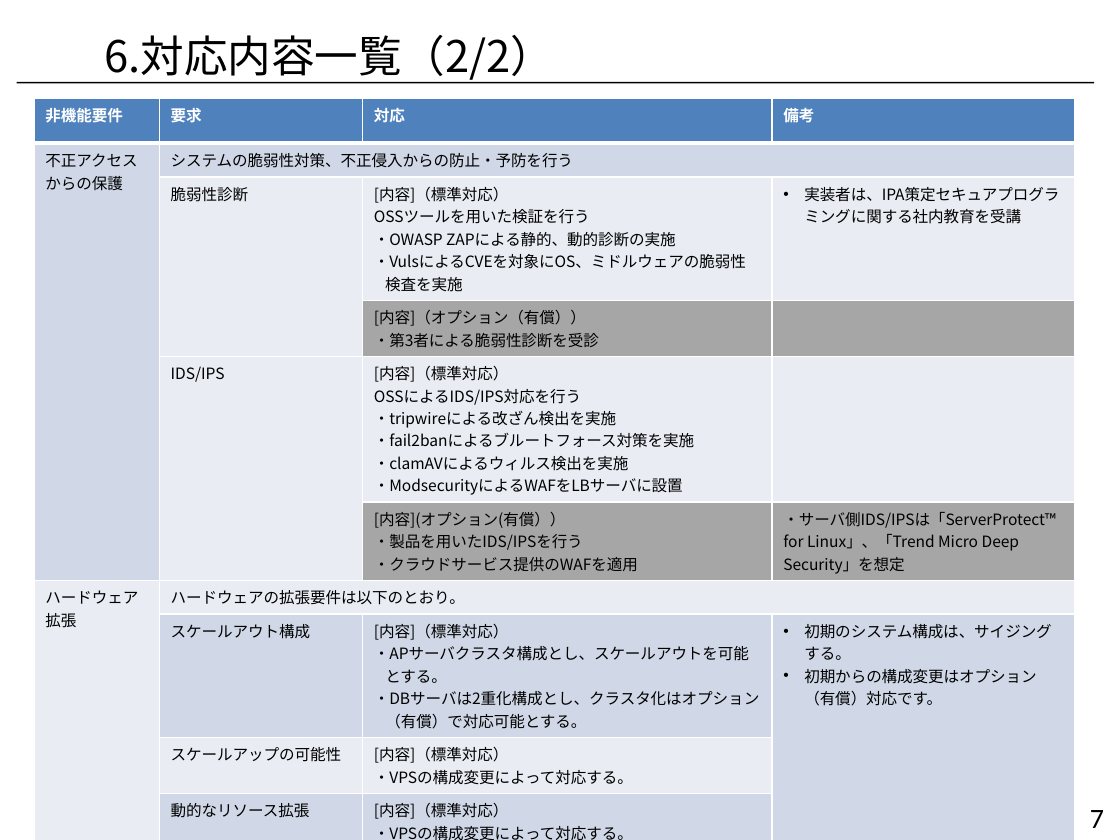
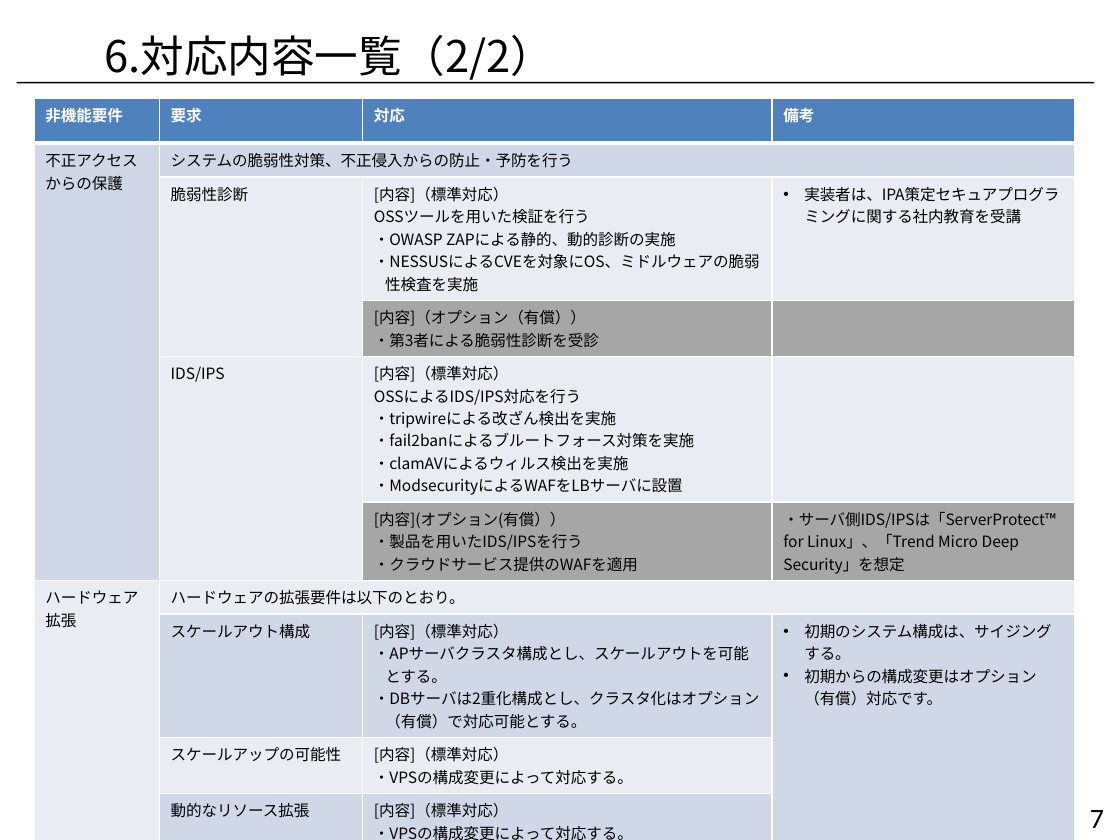
Before and after one commit to kozonoflight/git_tutorial, a slide deck: slide 7 of 要件定義書_非機能要件_20260917_v2.pptx. Drawn at 1120x840 pixels with LibreOffice and Linux fonts; fonts in the diff are those of the drawing; background and template pictures are left out. Boxes give left, top, right and bottom in pixels: in the first picture for what was removed or moved away, otherwise in the second. Text is boxed around its words. In the diff, an @@ line names an element or a change of style, - is before the commit and + after.

```diff
--- a/要件定義書_非機能要件_20260917_v2.pptx
+++ b/要件定義書_非機能要件_20260917_v2.pptx
@@ table at (34, 97, 1074, 840) @@
-row 3, column 3: [内容]（標準対応） / OSSツールを用いた検証を行う / ・OWASP ZAPによる静的、動的診断の実施 / ・VulsによるCVEを対象にOS、ミドルウェアの脆弱性検査を実施
+row 3, column 3: [内容]（標準対応） / OSSツールを用いた検証を行う / ・OWASP ZAPによる静的、動的診断の実施 / ・NESSUSによるCVEを対象にOS、ミドルウェアの脆弱性検査を実施
```
Also in this commit, not shown: 4 other slides changed, 1 other file.
